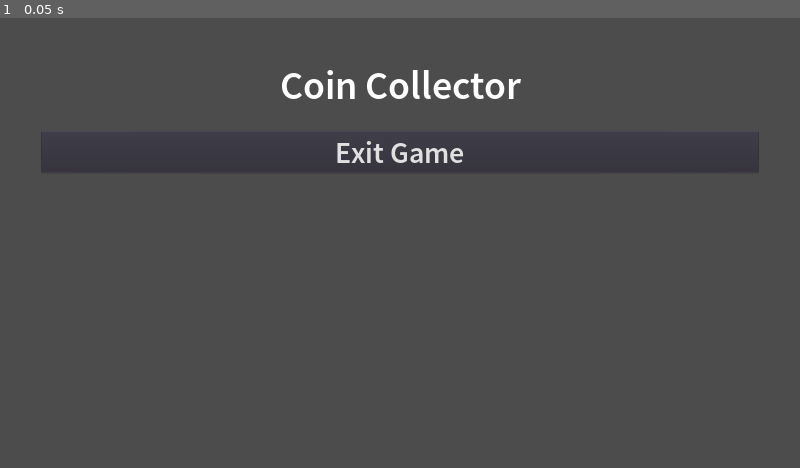
Above: before the commit, frame 1.
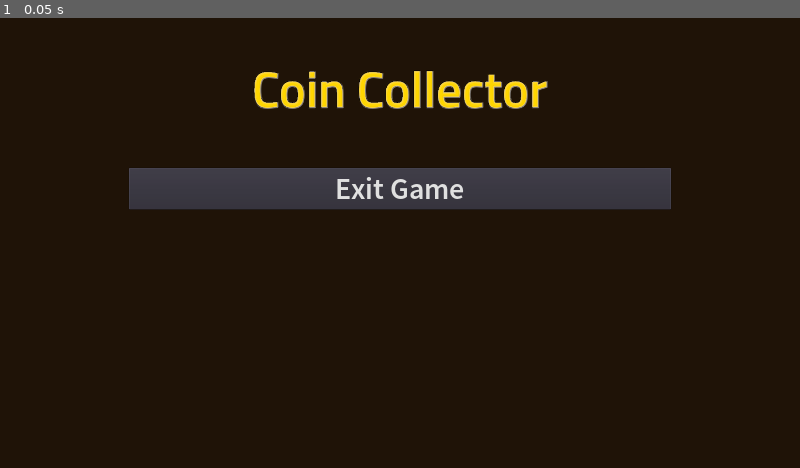
Above: after the commit, the same moment.

Repository: ryantherileyman/riley-learns-godot
Game: Godot game, scene res://scenes/MainMenu.tscn
Two runs of this game, one before a commit and one after it. Both use one fixed random seed, a clock stepped at 60 frames per second and the inputs below.
Inputs:
- Up to frame 1 (0.05 s): no input

The runs differ from the first frame. In frame 1, 94% of the frame differs, in the area x 0-100%, y 0-100%.

Commit message:
GCC-2 Update initial splash screen
Using title graphic, background color

Diff:
--- a/coin-collector/godot-project/scenes/MainMenu.tscn
+++ b/coin-collector/godot-project/scenes/MainMenu.tscn
@@ -1,47 +1,47 @@
-[gd_scene load_steps=5 format=2]
+[gd_scene load_steps=4 format=2]
 
-[ext_resource path="res://assets/fonts/SourceSansPro-Semibold.otf" type="DynamicFontData" id=1]
+[ext_resource path="res://assets/textures/title-coin-collector.png" type="Texture" id=1]
 [ext_resource path="res://assets/fonts/MenuFont.tres" type="DynamicFont" id=2]
 [ext_resource path="res://scenes/MainMenu.gd" type="Script" id=3]
 
-[sub_resource type="DynamicFont" id=1]
-size = 96
-font_data = ExtResource( 1 )
+[node name="RootContainer" type="ColorRect"]
+anchor_right = 1.0
+anchor_bottom = 1.0
+color = Color( 0.12549, 0.0784314, 0.0313726, 1 )
+script = ExtResource( 3 )
 
-[node name="SplashScreen" type="MarginContainer"]
-margin_right = 1920.0
-margin_bottom = 1080.0
-custom_constants/margin_right = 100
+[node name="MarginContainer" type="MarginContainer" parent="."]
+anchor_right = 1.0
+anchor_bottom = 1.0
+custom_constants/margin_right = 310
 custom_constants/margin_top = 100
-custom_constants/margin_left = 100
+custom_constants/margin_left = 310
 custom_constants/margin_bottom = 100
-script = ExtResource( 3 )
-__meta__ = {
-"_edit_use_anchors_": false
-}
 
-[node name="VBoxContainer" type="VBoxContainer" parent="."]
-margin_left = 100.0
+[node name="SplashSceneContainer" type="VBoxContainer" parent="MarginContainer"]
+margin_left = 310.0
 margin_top = 100.0
-margin_right = 1820.0
+margin_right = 1610.0
 margin_bottom = 980.0
-custom_constants/separation = 50
+size_flags_horizontal = 3
+size_flags_vertical = 3
+custom_constants/separation = 100
 
-[node name="GameTitle" type="Label" parent="VBoxContainer"]
-margin_right = 1720.0
-margin_bottom = 122.0
-custom_fonts/font = SubResource( 1 )
-text = "Coin Collector"
-align = 1
+[node name="TitleGraphic" type="TextureRect" parent="MarginContainer/SplashSceneContainer"]
+margin_right = 1300.0
+margin_bottom = 160.0
+size_flags_horizontal = 3
+texture = ExtResource( 1 )
+stretch_mode = 7
 
-[node name="MainMenu" type="VBoxContainer" parent="VBoxContainer"]
-margin_top = 172.0
-margin_right = 1720.0
-margin_bottom = 269.0
+[node name="MainMenu" type="VBoxContainer" parent="MarginContainer/SplashSceneContainer"]
+margin_top = 260.0
+margin_right = 1300.0
+margin_bottom = 357.0
 
-[node name="ExitGameButton" type="Button" parent="VBoxContainer/MainMenu"]
-margin_right = 1720.0
+[node name="ExitGameButton" type="Button" parent="MarginContainer/SplashSceneContainer/MainMenu"]
+margin_right = 1300.0
 margin_bottom = 97.0
 custom_fonts/font = ExtResource( 2 )
 text = "Exit Game"
-[connection signal="pressed" from="VBoxContainer/MainMenu/ExitGameButton" to="." method="_on_ExitGameButton_pressed"]
+[connection signal="pressed" from="MarginContainer/SplashSceneContainer/MainMenu/ExitGameButton" to="." method="_on_ExitGameButton_pressed"]
Binary file added: coin-collector/godot-project/assets/textures/title-coin-collector.png
Not shown, added: coin-collector/godot-project/assets/textures/title-coin-collector.png.import
